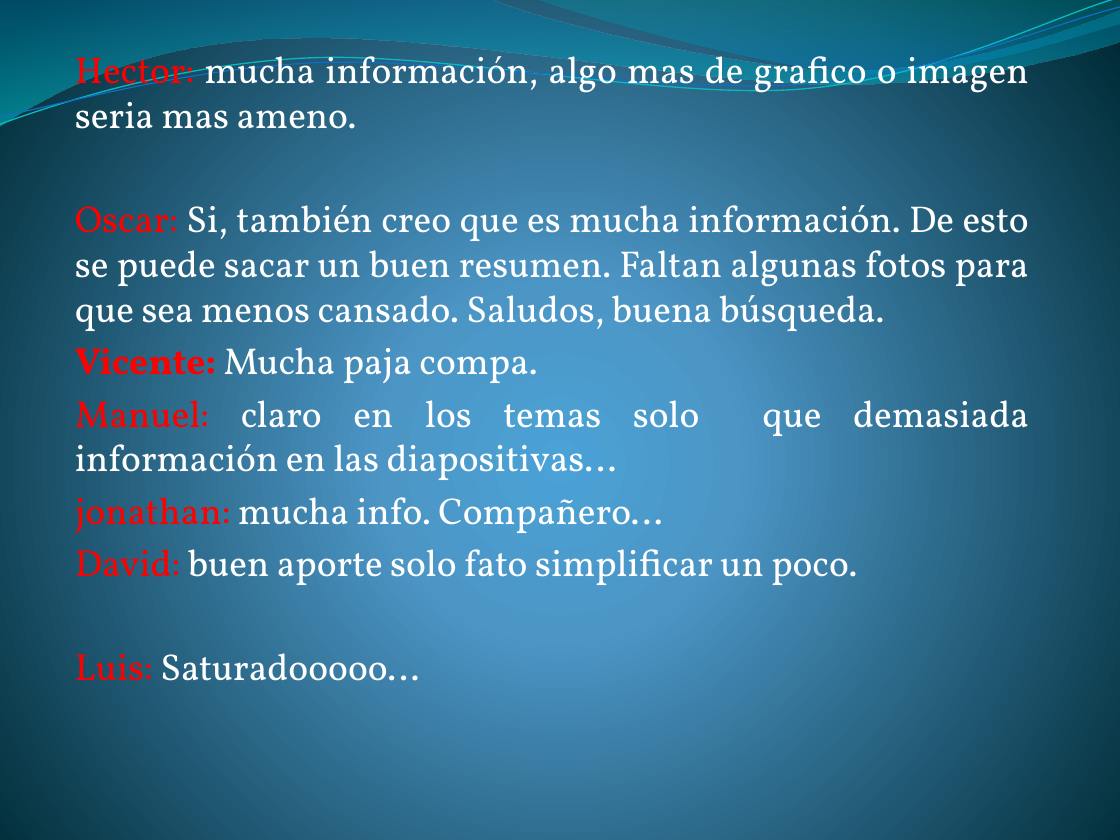
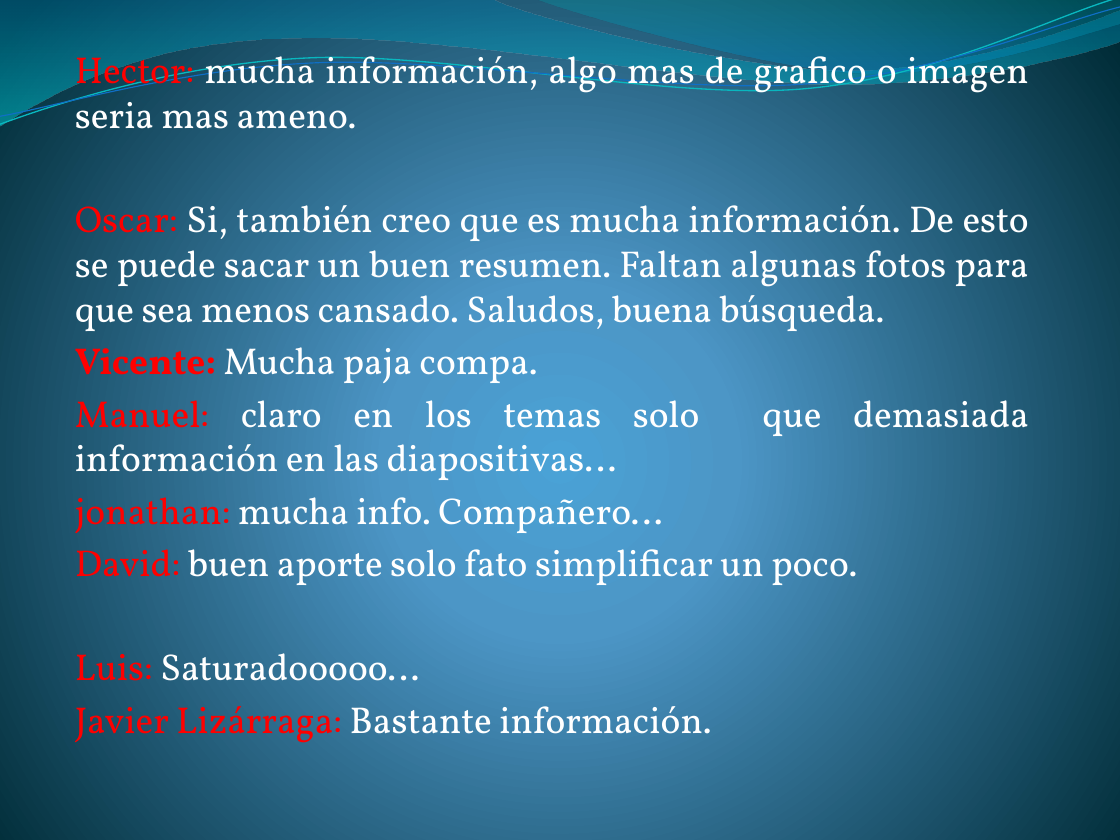
Before and after one commit to lc850/auditoria, a slide deck: slide 22 of Metodología para el desarrollo e implantación en la.pptx. Drawn at 1120x840 pixels with LibreOffice and Linux fonts; fonts in the diff are those of the drawing. Boxes give left, top, right and bottom in pixels: in the first picture for what was removed or moved away, otherwise in the second. Text is boxed around its words. In the diff, an @@ line names an element or a change of style, - is before the commit and + after.

Commit message:
Comentarios en archivo Metodología para el desarrollo e implantación en la

```diff
--- a/Metodología para el desarrollo e implantación en la.pptx
+++ b/Metodología para el desarrollo e implantación en la.pptx
@@ subtitle at (75,706,711,743): paragraph added @@
+Javier Lizárraga: Bastante información.
```
